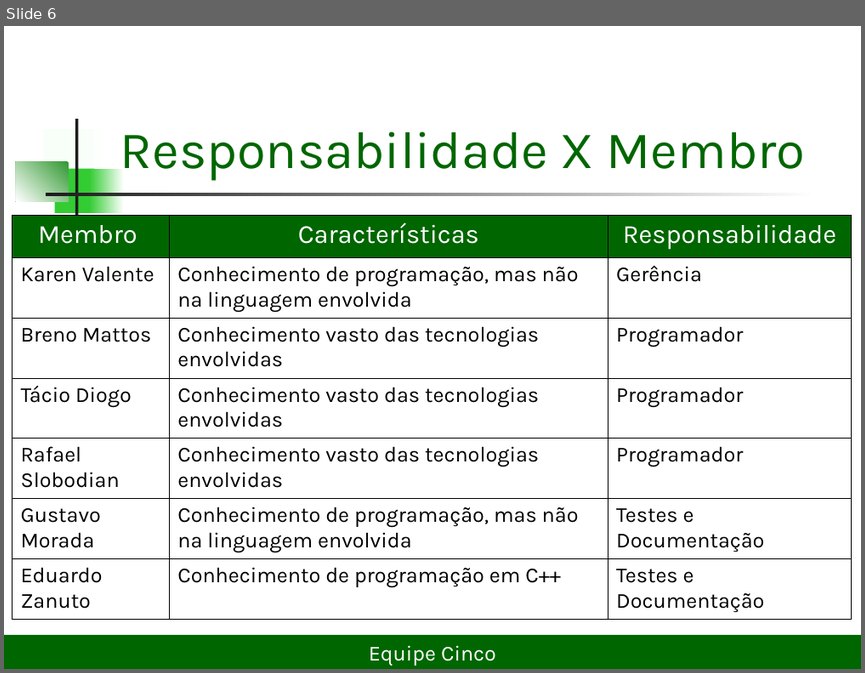
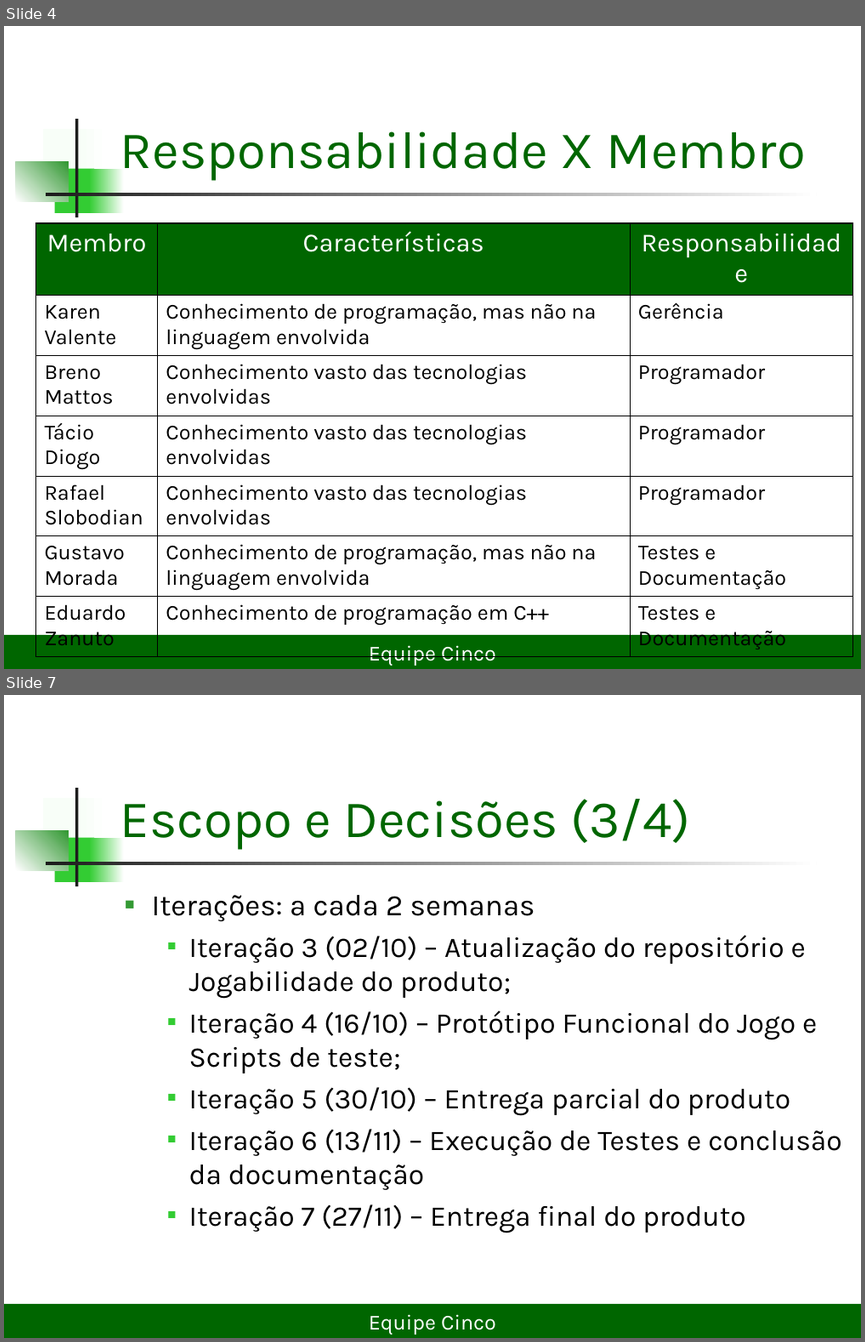
Before and after one commit to lDarthKill/xadrez-es2-compuff, a slide deck: Documentos/Projeto Xadrez.ppt. Shown one above the other, each under a label of ours: slide 6 before the commit, slides 4 and 7 after it; the slides between them are not shown. The pictures are 865x673 and 865x1342 pixels, drawn with LibreOffice and Linux fonts; fonts in the diff are those of the drawing. Boxes give left, top, right and bottom in pixels: in the first picture for what was removed or moved away, otherwise in the second. Text is boxed around its words. In the diff, an @@ line names an element or a change of style, - is before the commit and + after.

```diff
--- a/Documentos/Projeto Xadrez.ppt
+++ b/Documentos/Projeto Xadrez.ppt
@@ slide 7 added at <box>4,695,861,1338</box>, background #FFFFFF; not listed: 7 template elements that a slide beside it also shows @@
@@ title added at <box>120,799,691,850</box>, 44 pt, text #006600 @@
+Escopo e Decisões (3/4)
@@ text added at <box>152,895,842,1233</box>, 24 pt, text #000000 @@
+  ■ Iterações: a cada 2 semanas
+    ■ Iteração 3 (02/10) – Atualização do repositório e Jogabilidade do produto;
+    ■ Iteração 4 (16/10) – Protótipo Funcional do Jogo e Scripts de teste;
+    ■ Iteração 5 (30/10) – Entrega parcial do produto
+    ■ Iteração 6 (13/11) – Execução de Testes e conclusão da documentação
+    ■ Iteração 7 (27/11) – Entrega final do produto
@@ rectangle added at <box>4,1304,861,1338</box>, fill #006600, 18 pt, text #FFFFFF @@
+Equipe Cinco
@@ what was slide 6 is now slide 4 @@
@@ slide 4 changed as well @@
@@ rectangle at <box>90,168,124,213</box>: fill gradient #FFFFFF to #33CC33 to gradient #33CC33 to #FFFFFF @@
@@ table: place and size @@
-table at <box>12,216,851,621</box>
+table at <box>35,223,853,652</box>
```
Also in this commit, not shown: 5 other slides changed, 10 other slides added, 1 slide removed, 6 other files.
